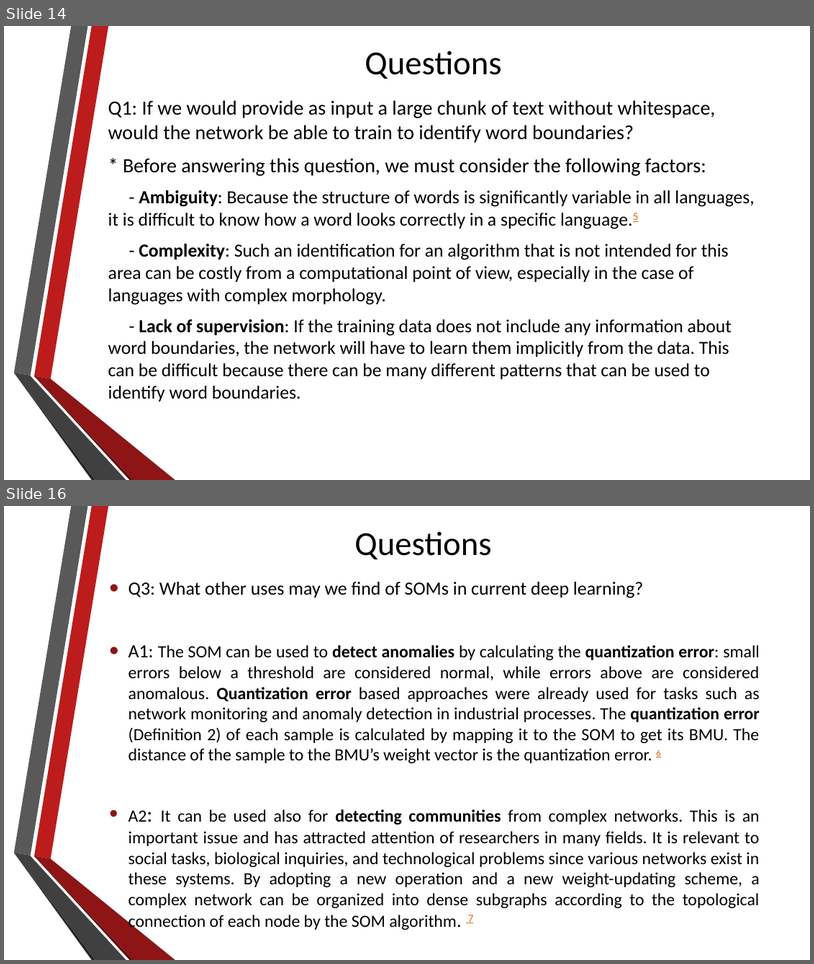
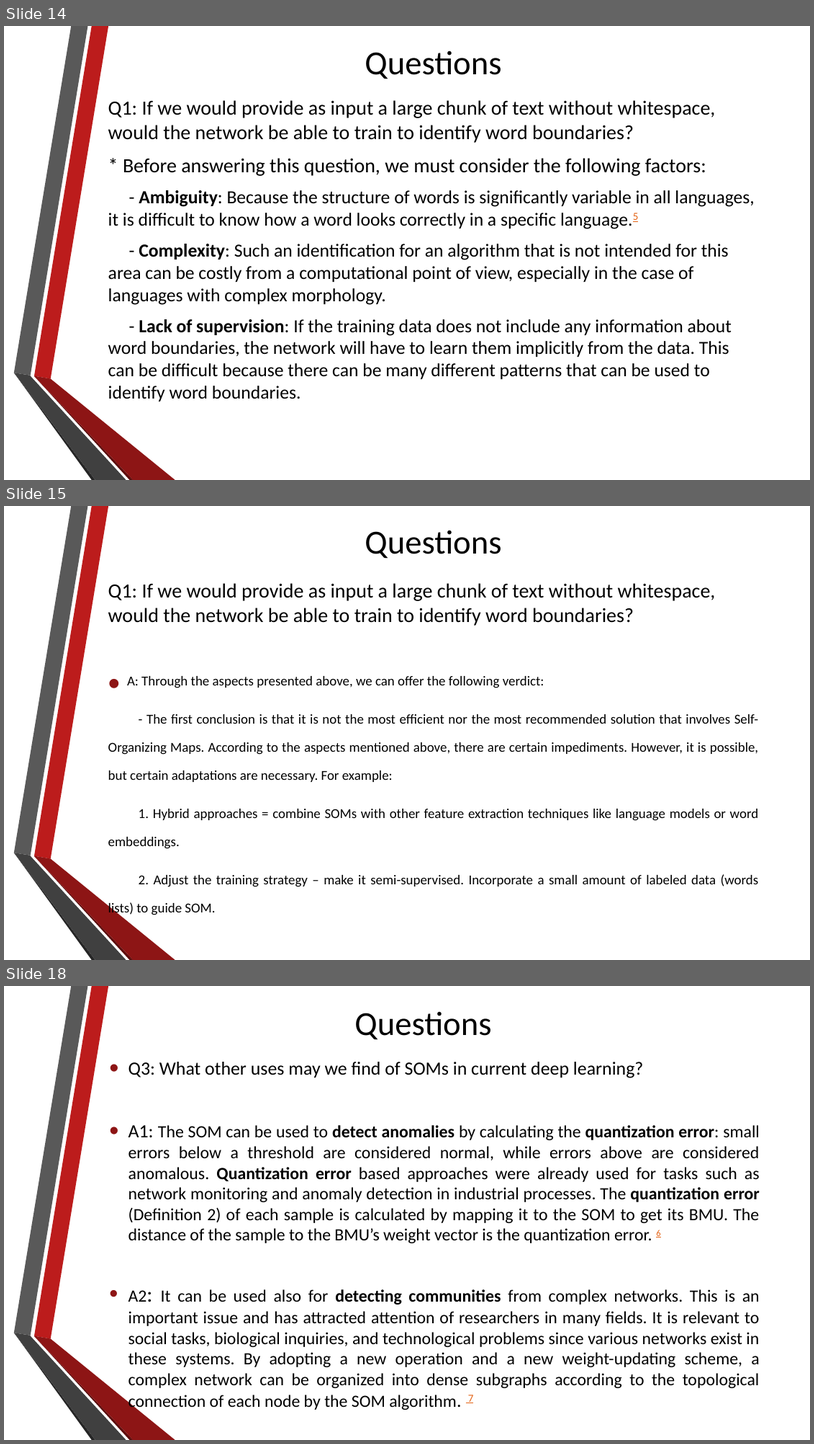
Before and after one commit to alexdn7/archaeology-project, a slide deck: About self-organizing maps.pptx. Shown one above the other, each under a label of ours: slides 14 and 16 before the commit, slides 14, 15 and 18 after it; the slides between them are not shown. The pictures are 814x964 and 814x1444 pixels, drawn with LibreOffice and Linux fonts; fonts in the diff are those of the drawing. Boxes give left, top, right and bottom in pixels: in the first picture for what was removed or moved away, otherwise in the second. Text is boxed around its words. In the diff, an @@ line names an element or a change of style, - is before the commit and + after.

```diff
--- a/About self-organizing maps.pptx
+++ b/About self-organizing maps.pptx
@@ slide 15 added at [4, 506, 810, 960], background #FFFFFF; not listed: 6 template elements that a slide beside it also shows @@
@@ title added at [365, 530, 502, 559], 40 pt, text #000000 @@
+Questions
@@ text added at [108, 583, 759, 887], 28 pt, text #000000 @@
+Q1: If we would provide as input a large chunk of text without whitespace, would the network be able to train to identify word boundaries?
+• A: Through the aspects presented above, we can offer the following verdict:
+- The first conclusion is that it is not the most efficient nor the most recommended solution that involves Self-Organizing Maps. According to the aspects mentioned above, there are certain impediments. However, it is possible, but certain adaptations are necessary. For example:
+1. Hybrid approaches = combine SOMs with other feature extraction techniques like language models or word embeddings.
+2. Adjust the training strategy – make it semi-supervised. Incorporate a small amount of labeled data (words lists) to guide SOM.
@@ what was slide 16 is now slide 18 @@
```
Also in this commit, not shown: 2 slides changed, 2 other slides added.
